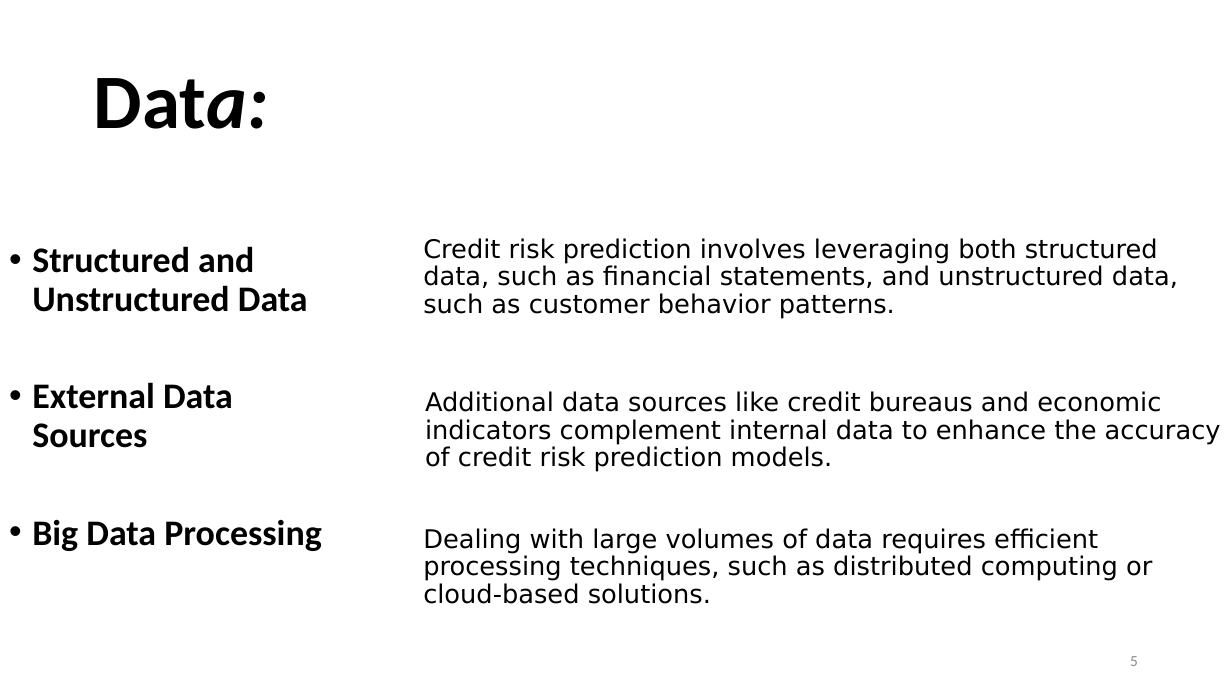
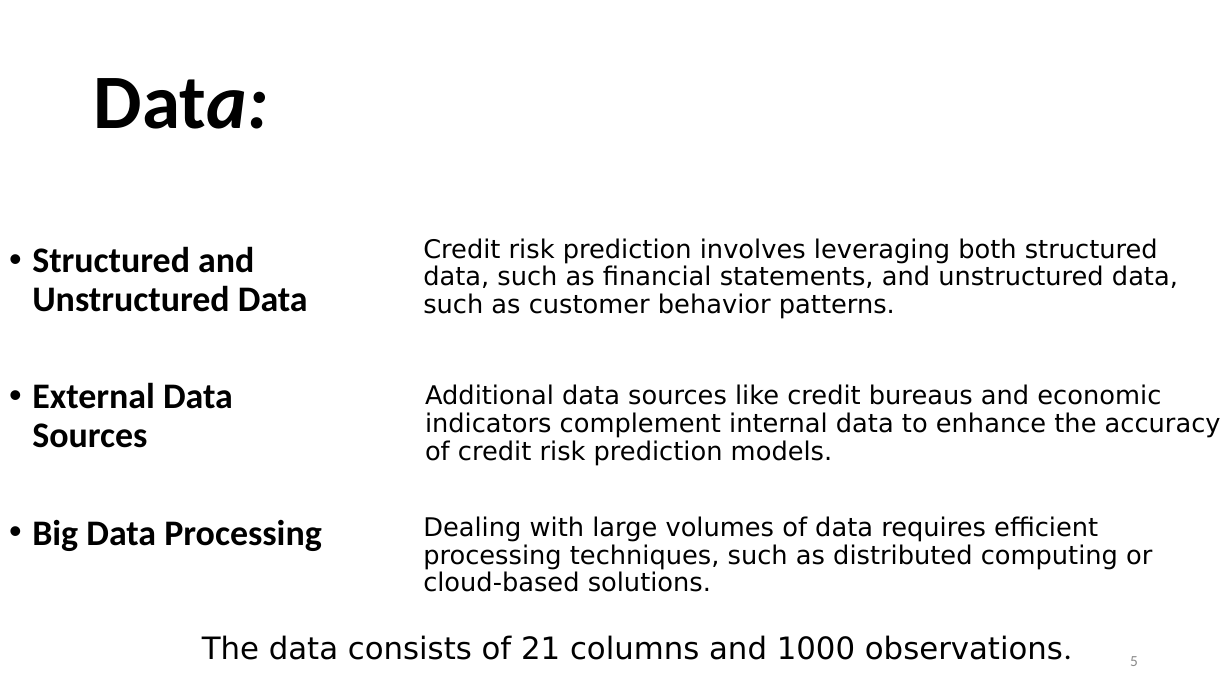
Before and after one commit to adepu93/Classification-Credit-Risk-prediction-, a slide deck: slide 5 of Presentation1.pptx. Drawn at 1232x693 pixels with LibreOffice and Linux fonts; fonts in the diff are those of the drawing; background and template pictures are left out. Boxes give left, top, right and bottom in pixels: in the first picture for what was removed or moved away, otherwise in the second. Text is boxed around its words. In the diff, an @@ line names an element or a change of style, - is before the commit and + after.

```diff
--- a/Presentation1.pptx
+++ b/Presentation1.pptx
@@ text "Additional data sources like credit ...": place and size @@
-text "Additional data sources like credit ..." at (425,391,1221,472)
+text "Additional data sources like credit ..." at (425,384,1221,465)
@@ text "Dealing with large volumes of ...": place and size @@
-text "Dealing with large volumes of ..." at (423,528,1152,604)
+text "Dealing with large volumes of ..." at (423,516,1152,592)
@@ text added at (202,635,1072,660), 24 pt, text #000000 @@
+The data consists of 21 columns and 1000 observations.
```
Also in this commit, not shown: 4 other slides changed.
